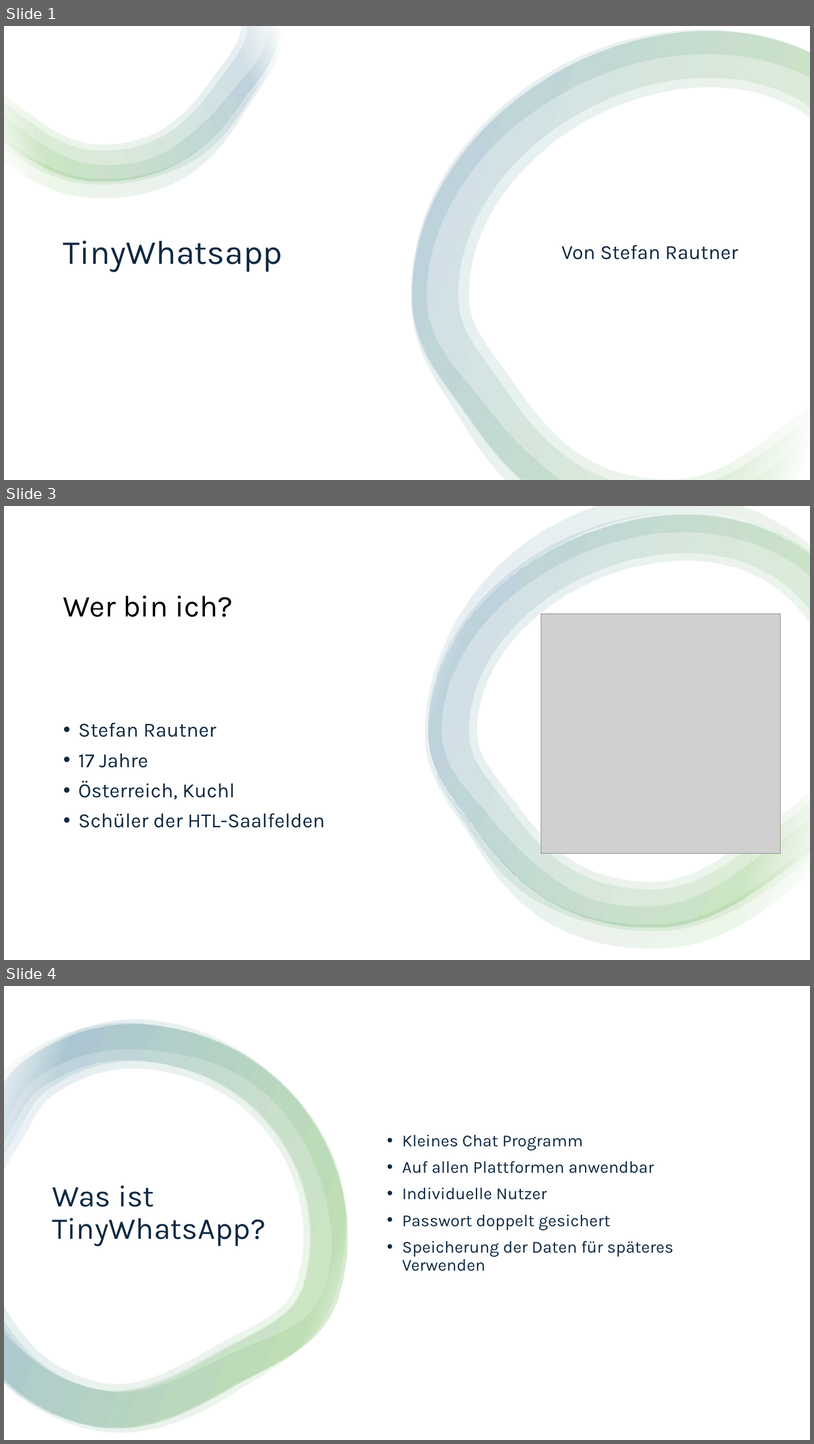
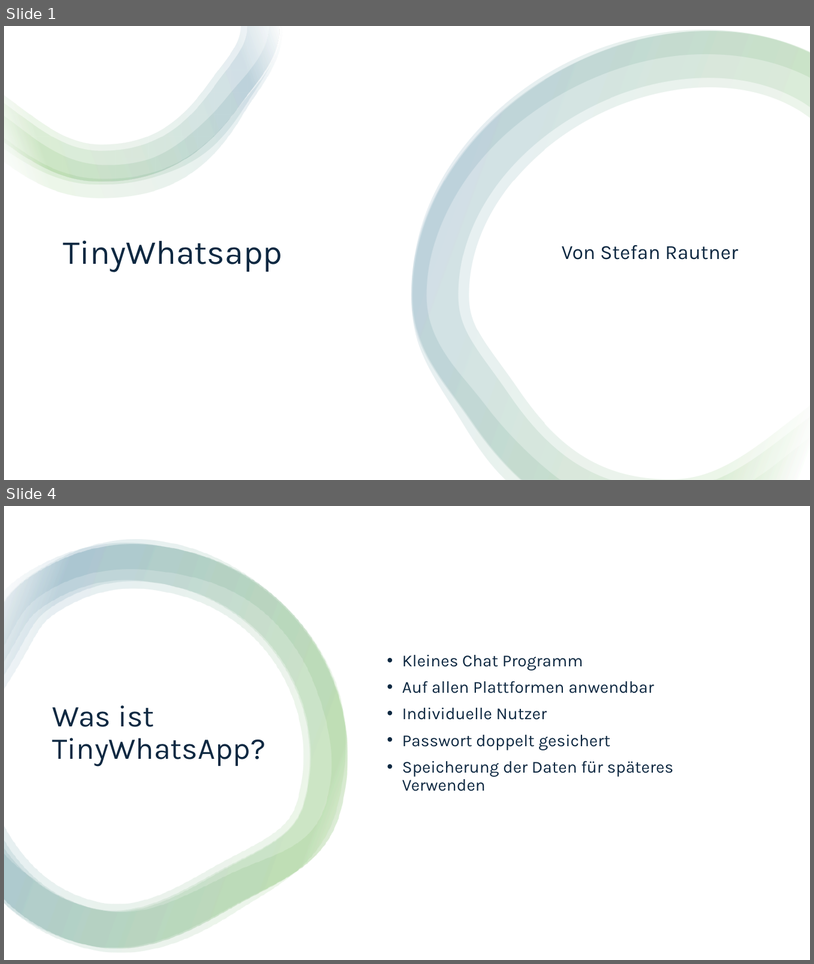
Before and after one commit to StefanRautner/ChatProgram, a slide deck: Dokumente/End-Praesentation.pptx. Shown one above the other, each under a label of ours: slides 1, 3 and 4 before the commit, slides 1 and 4 after it; the slides between them are not shown. The pictures are 814x1444 and 814x964 pixels, drawn with LibreOffice and Linux fonts; fonts in the diff are those of the drawing; grey boxes stand for pictures. Boxes give left, top, right and bottom in pixels: in the first picture for what was removed or moved away, otherwise in the second. Text is boxed around its words. In the diff, an @@ line names an element or a change of style, - is before the commit and + after.

```diff
--- a/Dokumente/End-Praesentation.pptx
+++ b/Dokumente/End-Praesentation.pptx
@@ slide 3 removed at [4, 506, 810, 960], background #FFFFFF @@
@@ rectangle removed at [4, 506, 810, 960] @@
@@ group removed at [426, 506, 810, 948]: 4 freeform shapes @@
@@ title removed at [63, 595, 233, 617] @@
-Wer bin ich?
@@ picture removed at [541, 613, 781, 853] @@
@@ text removed at [78, 723, 325, 828] @@
-• Stefan Rautner
-• 17 Jahre
-• Österreich, Kuchl
-• Schüler der HTL-Saalfelden
```
Also in this commit, not shown: 1 slide changed, 1 slide added, 56 other files.
